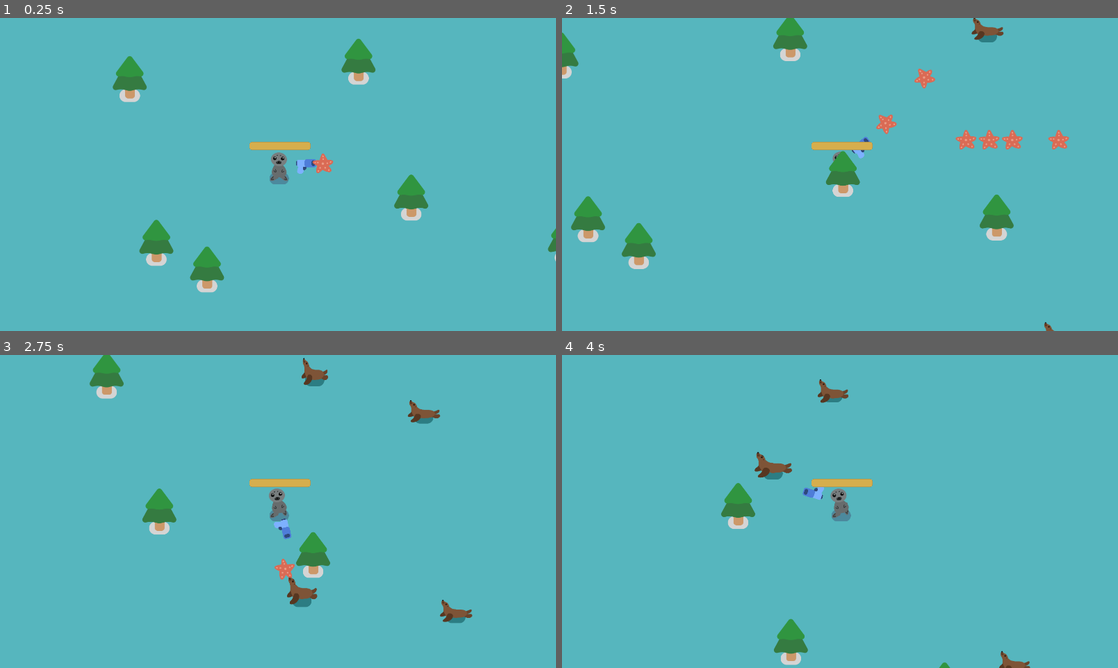
Above: before the commit, frames 1-4 (two rows, left to right).
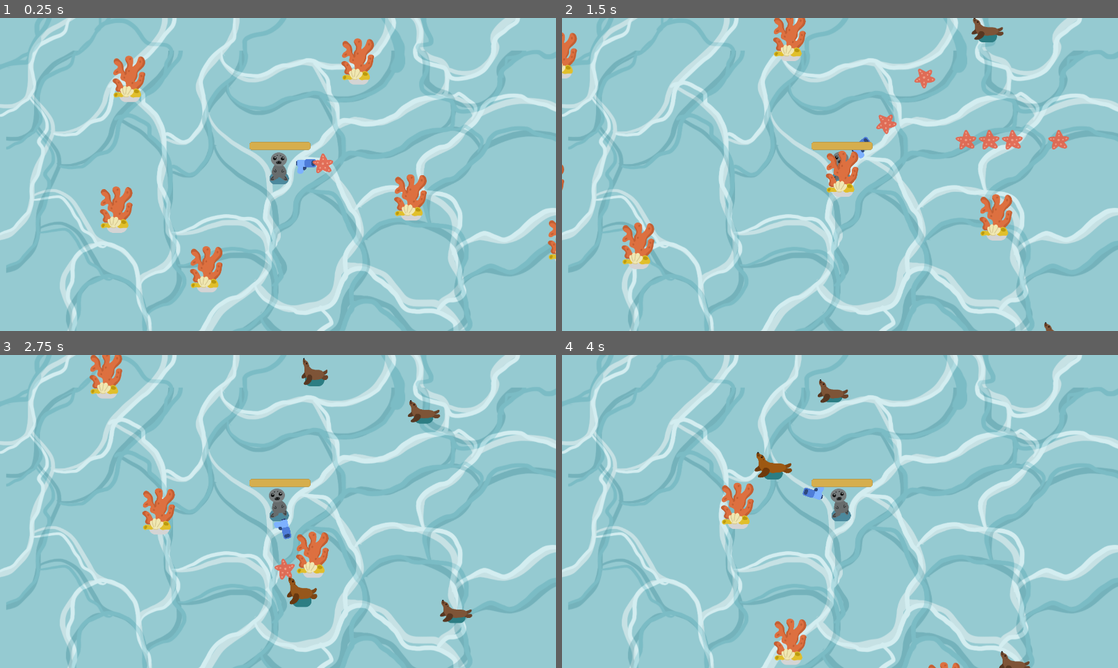
Above: after the commit, the same moments.

Repository: j-j4y/game_dev
Game: Godot game, scene res://seals_game.tscn
Same seed, same stepped clock (60 frames per second), same inputs: the game is played once before the commit and once after it.
Inputs:
- Up to frame 1 (0.25 s): no input
- Up to frame 2 (1.5 s): hold D (move_right) 0.53-1.28 s; hold S (move_down) from 1.28 s (still down)
- Up to frame 3 (2.75 s): release S (move_down) at 2.03 s; hold D (move_right) from 2.03 s (still down)
- Up to frame 4 (4 s): release D (move_right) at 2.78 s; hold W (move_up) 2.78-3.53 s; hold A (move_left) from 3.53 s (still down)

The runs differ from the first frame. In frame 1, 99% of the frame differs, in the area x 0-100%, y 0-100%; in frame 2, 98%; in frame 3, 98%; in frame 4, 99%.

Commit message:
added bg music and new game bg

Diff:
--- /dev/null
+++ b/2d-project-assets/bg_music.tscn
@@ -0,0 +1,7 @@
+[gd_scene format=3 uid="uid://umwryigunglh"]
+
+[ext_resource type="AudioStream" uid="uid://c7aylqlceooak" path="res://music/Digital Aurora.mp3" id="1_p1osb"]
+
+[node name="AudioStreamPlayer2D" type="AudioStreamPlayer2D" unique_id=1193381932]
+stream = ExtResource("1_p1osb")
+autoplay = true
--- a/2d-project-assets/tree.tscn
+++ b/2d-project-assets/coral.tscn
@@ -1,12 +1,12 @@
 [gd_scene format=3 uid="uid://c0gpy0pye4jr6"]
 
 [ext_resource type="Texture2D" uid="uid://dk5b8a84a6n2h" path="res://characters/ground_shadow.png" id="1_nnvrw"]
-[ext_resource type="Texture2D" uid="uid://bql1cc345qv7d" path="res://trees/pine_tree.png" id="2_gvmkm"]
+[ext_resource type="Texture2D" uid="uid://bobbyxq0gobk1" path="res://trees/coral.png" id="2_nnvrw"]
 
 [sub_resource type="CircleShape2D" id="CircleShape2D_nwoa8"]
 radius = 24.5153
 
-[node name="pine_tree" type="StaticBody2D" unique_id=1770389768]
+[node name="coral_obstacles" type="StaticBody2D" unique_id=1770389768]
 
 [node name="GroundShadow" type="Sprite2D" parent="." unique_id=1124081330]
 modulate = Color(0.83033526, 0.8303351, 0.830335, 1)
@@ -14,9 +14,9 @@
 scale = Vector2(0.84615386, 0.84615386)
 texture = ExtResource("1_nnvrw")
 
-[node name="PineTree" type="Sprite2D" parent="." unique_id=387632864]
+[node name="Coral" type="Sprite2D" parent="." unique_id=387632864]
 position = Vector2(0, -64)
-texture = ExtResource("2_gvmkm")
+texture = ExtResource("2_nnvrw")
 
 [node name="CollisionShape2D" type="CollisionShape2D" parent="." unique_id=1440514493]
 shape = SubResource("CircleShape2D_nwoa8")
--- a/2d-project-assets/player.gd
+++ b/2d-project-assets/player.gd
@@ -1,9 +1,7 @@
 extends CharacterBody2D
-
 
 signal health_depleted
 var health = 100.0
-
 
 func _physics_process(delta):
 	var direction = Input.get_vector("move_left","move_right", "move_up", "move_down")
--- a/2d-project-assets/project.godot
+++ b/2d-project-assets/project.godot
@@ -79,6 +79,10 @@
 config/features=PackedStringArray("4.7", "Forward Plus")
 config/icon="res://icon.png"
 
+[autoload]
+
+BgMusic="*uid://umwryigunglh"
+
 [display]
 
 window/size/viewport_width=1920
--- a/2d-project-assets/seals_game.tscn
+++ b/2d-project-assets/seals_game.tscn
@@ -2,7 +2,8 @@
 
 [ext_resource type="PackedScene" uid="uid://c1sx7bic4uhdj" path="res://player.tscn" id="1_08gei"]
 [ext_resource type="Script" uid="uid://bfhocmnq22elm" path="res://seals_game.gd" id="1_ttf6g"]
-[ext_resource type="PackedScene" uid="uid://c0gpy0pye4jr6" path="res://tree.tscn" id="2_dvvpt"]
+[ext_resource type="PackedScene" uid="uid://c0gpy0pye4jr6" path="res://coral.tscn" id="2_dvvpt"]
+[ext_resource type="Texture2D" uid="uid://d2rt2oa67j47m" path="res://trees/water_bg.png" id="2_ttf6g"]
 
 [sub_resource type="Curve2D" id="Curve2D_auq32"]
 _data = {
@@ -18,9 +19,15 @@
 layer = -2
 
 [node name="ColorRect" type="ColorRect" parent="CanvasLayer" unique_id=266365877]
+visible = false
 offset_right = 1958.0
 offset_bottom = 1123.0
 color = Color(0.33789894, 0.7126732, 0.74489415, 1)
+
+[node name="TextureRect" type="TextureRect" parent="CanvasLayer" unique_id=362253776]
+offset_right = 1957.0
+offset_bottom = 1126.0
+texture = ExtResource("2_ttf6g")
 
 [node name="Player" parent="." unique_id=1078944527 instance=ExtResource("1_08gei")]
 position = Vector2(798, 577)
@@ -36,7 +43,7 @@
 rotation = 1.6218419
 
 [node name="pine tree" parent="." unique_id=1770389768 instance=ExtResource("2_dvvpt")]
-position = Vector2(378, 867)
+position = Vector2(242, 753)
 
 [node name="pine tree2" parent="." unique_id=103348742 instance=ExtResource("2_dvvpt")]
 position = Vector2(1789, 861)
Binary file changed: 2d-project-assets/characters/slime/hurt_sea_lion.png
Not shown, added: 2d-project-assets/music/Digital Aurora.mp3.import
Binary file added: 2d-project-assets/trees/coral.png
Not shown, added: 2d-project-assets/trees/coral.png.import
Binary file added: 2d-project-assets/trees/water_bg.png
Not shown, added: 2d-project-assets/trees/water_bg.png.import
Not shown, added: 2d-project-assets/.DS_Store
Not shown, added: 2d-project-assets/music/Digital Aurora.mp3
